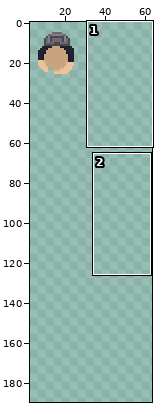
Pixel-art file -- Docs/Sprites/Player.aseprite. The picture above shows the old version from afar; the outline marks the close-up.
Close-up. Before the edit:
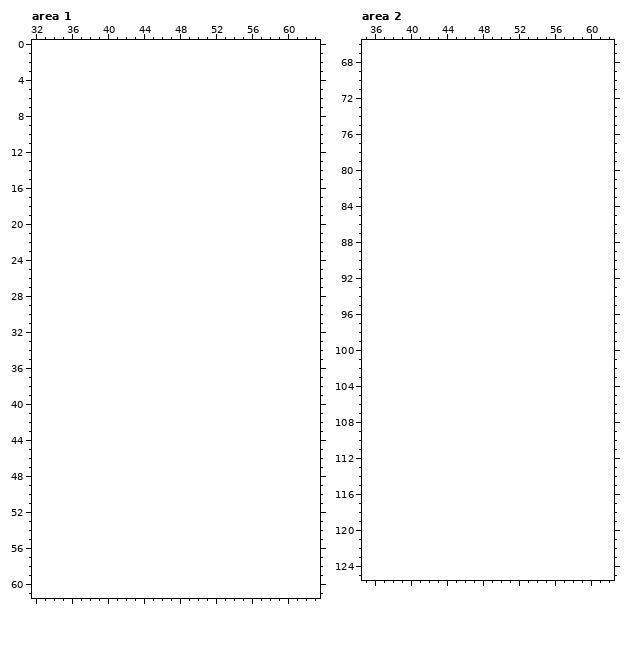
22x22 pixels, 1 frame. Colours within 5 levels of each other are drawn and written as one. Shown: area 1: x 32..63, y 0..61; area 2: x 35..62, y 66..125. The old version is drawn lined up with the new one, on the new canvas. The wide view leaves out empty margins. The commit also changed other parts of the picture, which this record leaves out.
And afterwards:
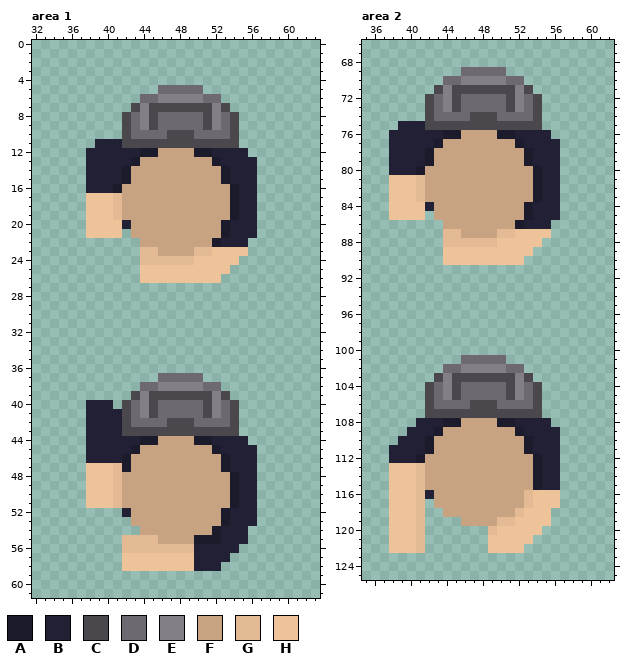
Palette (. is transparent): A #1c1b2b  B #222034  C #4b484d  D #6e6970  E #847e87  F #c7a381  G #e3ba94  H #eec39a
Edits made:
canvas 22x22 -> 64x194, the old top-left corner now at 5,5
Area 1:
y 5: x 46..50 ..... -> DDDDD
y 6: x 44..52 ......... -> DDEEEEEDD
y 7: x 43..53 ........... -> CECCCCCCCEC
y 8..9: x 42..54 ............. -> CDECDDDDDCEDC
y 10: x 42..54 ............. -> CDDDDCCCDDDDC
y 11: x 39..54 ................ -> BBBCCCCCCCCCCCCC
y 12: x 38..55 .................. -> BBBBBBAAFFFFAABBBB
y 13: x 38..56 ................... -> BBBBBAFFFFFFFFABBBB
y 14..15: x 38..56 ................... -> BBBBAFFFFFFFFFFABBB
y 16: x 38..56 ................... -> BBBAFFFFFFFFFFFFABB
y 17..19: x 38..56 ................... -> HHHGFFFFFFFFFFFFABB
y 20: x 38..56 ................... -> HHHHBFFFFFFFFFFABBB
y 21: x 38..41 .... -> HHHH; x 43..56 .............. -> FFFFFFFFFFABBB
y 22: x 44..55 ............ -> FFFFFFFFABBB
y 23: x 44..55 ............ -> GGFFFFGGHHHH
y 24: x 44..54 ........... -> GGGGGGHHHHH
y 25: x 44..53 .......... -> HHHHHHHHHH
y 26: x 44..52 ......... -> HHHHHHHHH
y 37: x 46..50 ..... -> DDDDD
y 38: x 44..52 ......... -> DDEEEEEDD
y 39: x 43..53 ........... -> CECCCCCCCEC
y 40: x 38..40 ... -> BBB; x 42..54 ............. -> CDECDDDDDCEDC
y 41: x 38..54 ................. -> BBBBCDECDDDDDCEDC
y 42: x 38..54 ................. -> BBBBCDDDDCCCDDDDC
y 43: x 38..54 ................. -> BBBBCCCCCCCCCCCCC
y 44: x 38..55 .................. -> BBBBBBAAFFFFAABBBB
y 45: x 38..56 ................... -> BBBBBAFFFFFFFFABBBB
y 46: x 38..56 ................... -> BBBBAFFFFFFFFFFABBB
y 47: x 38..56 ................... -> HHHGAFFFFFFFFFFABBB
y 48..51: x 38..56 ................... -> HHHGFFFFFFFFFFFFABB
y 52: x 42..56 ............... -> BFFFFFFFFFFABBB
y 53: x 43..56 .............. -> FFFFFFFFFFABBB
y 54: x 44..55 ............ -> FFFFFFFFABBB
y 55: x 42..55 .............. -> GGGGFFFFAAABBB
y 56: x 42..54 ............. -> GGGGGGGGBBBBB
y 57: x 42..53 ............ -> HHHHHHHHBBBB
y 58: x 42..52 ........... -> HHHHHHHHBBB
Area 2:
y 69: x 46..50 ..... -> DDDDD
y 70: x 44..52 ......... -> DDEEEEEDD
y 71: x 43..53 ........... -> CECCCCCCCEC
y 72..73: x 42..54 ............. -> CDECDDDDDCEDC
y 74: x 42..54 ............. -> CDDDDCCCDDDDC
y 75: x 39..54 ................ -> BBBCCCCCCCCCCCCC
y 76: x 38..55 .................. -> BBBBBBAAFFFFAABBBB
y 77: x 38..56 ................... -> BBBBBAFFFFFFFFABBBB
y 78..79: x 38..56 ................... -> BBBBAFFFFFFFFFFABBB
y 80: x 38..56 ................... -> BBBAFFFFFFFFFFFFABB
y 81..83: x 38..56 ................... -> HHHGFFFFFFFFFFFFABB
y 84: x 38..56 ................... -> HHHHBFFFFFFFFFFABBB
y 85: x 38..41 .... -> HHHH; x 43..56 .............. -> FFFFFFFFFFABBB
y 86: x 44..55 ............ -> FFFFFFFFABBB
y 87: x 44..55 ............ -> GGFFFFGGHHHH
y 88: x 44..54 ........... -> GGGGGGHHHHH
y 89: x 44..53 .......... -> HHHHHHHHHH
y 90: x 44..52 ......... -> HHHHHHHHH
y 101: x 46..50 ..... -> DDDDD
y 102: x 44..52 ......... -> DDEEEEEDD
y 103: x 43..53 ........... -> CECCCCCCCEC
y 104..105: x 42..54 ............. -> CDECDDDDDCEDC
y 106: x 42..54 ............. -> CDDDDCCCDDDDC
y 107: x 42..54 ............. -> CCCCCCCCCCCCC
y 108: x 41..55 ............... -> BBBAAFFFFAABBBB
y 109: x 40..56 ................. -> BBBAFFFFFFFFABBBB
y 110: x 39..56 .................. -> BBBAFFFFFFFFFFABBB
y 111: x 38..56 ................... -> BBBBAFFFFFFFFFFABBB
y 112: x 38..56 ................... -> BBBAFFFFFFFFFFFFABB
y 113..115: x 38..56 ................... -> HHHGFFFFFFFFFFFFABB
y 116: x 38..56 ................... -> HHHGBFFFFFFFFFFGHHH
y 117: x 38..41 .... -> HHHG; x 43..56 .............. -> FFFFFFFFFFGHHH
y 118: x 38..41 .... -> HHHG; x 44..55 ............ -> FFFFFFFFGHHH
y 119: x 38..41 .... -> HHHG; x 46..55 .......... -> FFFFGGHHHH
y 120: x 38..41 .... -> HHHG; x 49..54 ...... -> GHHHHH
y 121: x 38..41 .... -> HHHG; x 49..53 ..... -> HHHHH
y 122: x 38..41 .... -> HHHG; x 49..52 .... -> HHHH
Pixel boxes of the changes (left, top, right, bottom) in both close-ups:
added: (86, 85, 257, 283)
added: (86, 373, 257, 571)
added: (389, 67, 560, 265)
added: (389, 355, 560, 553)
